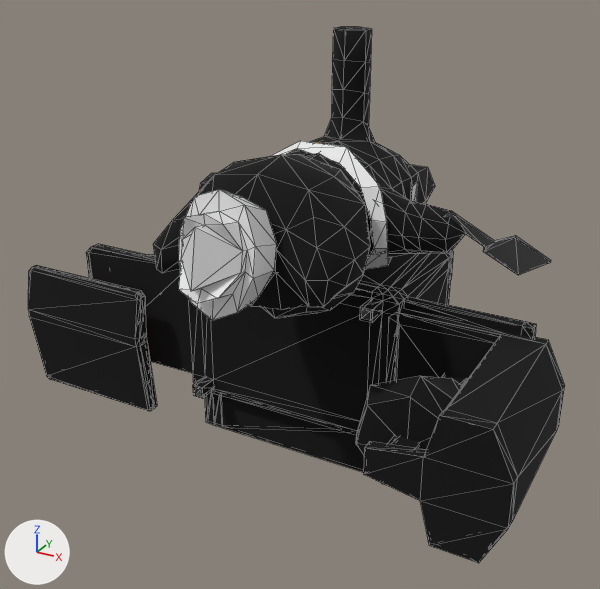
The glTF model static/mod/taquerocat.glb as it was, and as the next commit left it.
Camera for both pictures: a 50 mm lens placed at (7.36, -17.82, 8.52), pointed at (-0.41, -3.7, 1.46). The lights are fixed; the arrows at lower left show +X, +Y and +Z. Mesh edges are drawn as thin lines. Where no turn or scale is listed for an object, it has been applied to the vertices. Vertices at the same position are counted once.
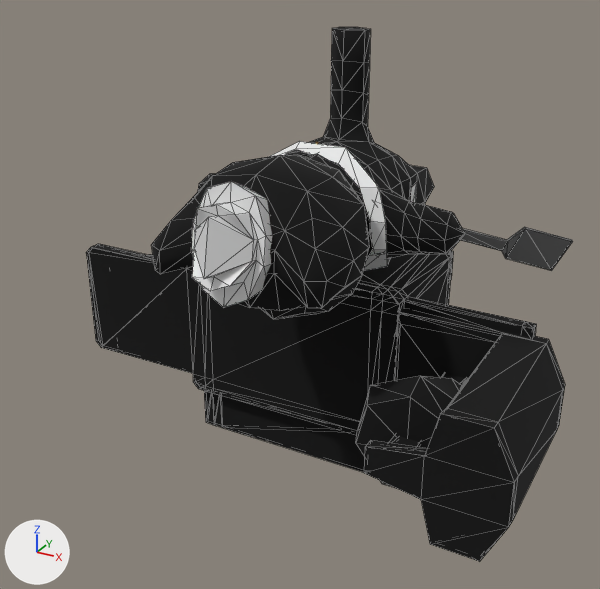
Where the newer file only moved an object's origin or applied its transform, the numbers keep the older frame.

Location of each change, [x1, y1, x2, y2] in pixels of the pictures (600 x 589 px; the box of a moved part takes in the faces that stretch with it):
'Cube', reshaped (11% narrower)
    before: [28, 244, 536, 472]
    after: [86, 244, 536, 473]
'Plane', moved
    before: [364, 309, 565, 563]
    after: [365, 309, 565, 562]
'Cube.002', moved
    before: [179, 190, 277, 320]
    after: [192, 181, 273, 307]
'Plane.002', reshaped (7% wider, 30% shorter)
    before: [446, 212, 551, 275]
    after: [461, 227, 573, 271]
part 1 of me_cube, deleted (black)
    before: [28, 265, 157, 411]
part 2 of me_cube, moved or reshaped
    before: [189, 289, 399, 445]
    after: [187, 266, 399, 436]

What the commit changed:
me_cube is used by ob_cube; location (0.0, 0.0, 0.0).
me_cube had 552 vertices, 976 faces and spanned x -7.91..4.41, y -4.39..0.02, z -2.86..1.77.
me_cube now has 520 vertices, 928 faces and spans x -6.54..4.41, y -3.51..0.02, z -2.86..1.77.
me_cube part 1: the loose piece of 48 vertices spanning x -7.91..-4.35, y -4.39..-3.86, z -2.46..0.81 is deleted.
me_cube part 2: 64 vertices removed from x -3.14..1.41, y -4.0..-3.45, z -1.63..1.63; 32 vertices added at x -3.12..1.38, y -3.51..-3.44, z -1.61..1.61.
me_plane_002 has 16 vertices, 28 faces and spans x -0.47..1.36, y -0.36..1.12, z -1.14..0.43.
me_plane_002 is used by ob_plane_002; location (3.05, -3.36, 3.35).
me_plane_002 part 3: the whole mesh is multiplied about its middle by the matrix ((0.895, 0.029, -0.444), (-0.002, 0.998, 0.062), (0.445, -0.054, 0.894)), then moved by (0.29, 0.07, 0.05).
Object 'Plane' (ob_plane) moves from (0.0, 0.0, 0.0) to (0.0, 0.04, 0.0).
Object 'Cube.002' (ob_cube_002) moves from (-0.76, -0.96, -0.15) to (-0.92, -0.36, -0.19).
